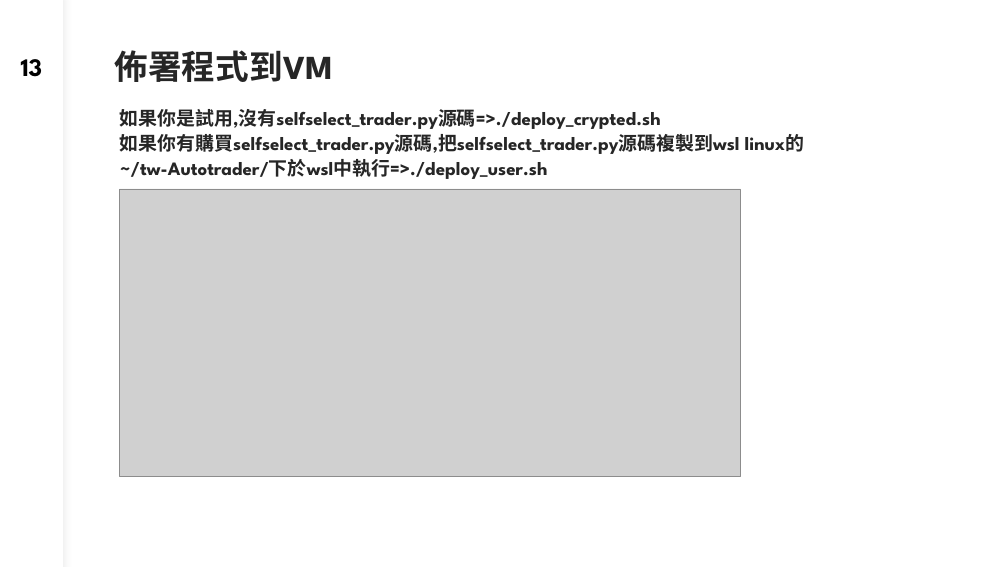
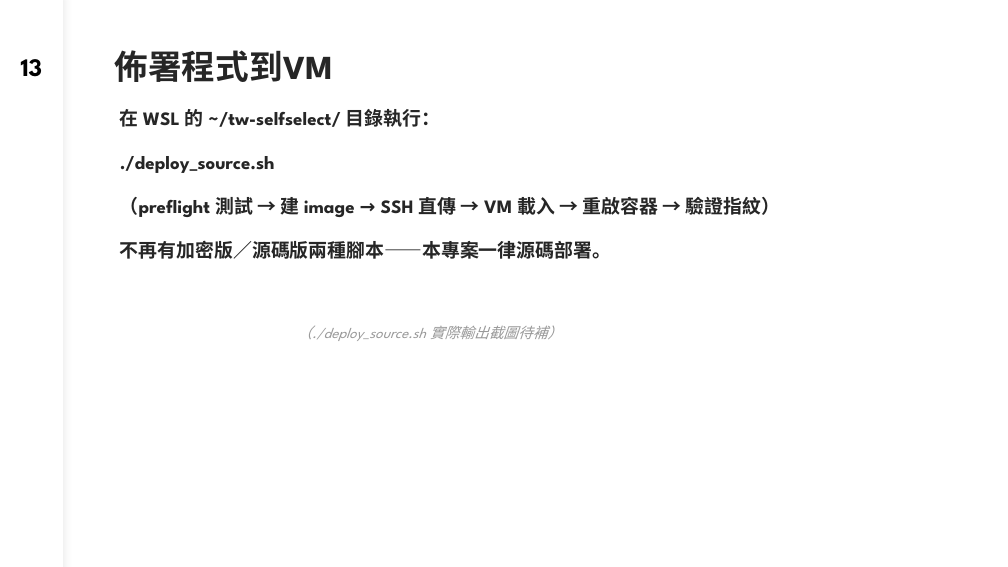
Before and after one commit to dinchentech/tw-selfselect, a slide deck: slide 13 of plans/ppt/TW-SELFSELECT台股買賣自動化系統-W6-講稿版.pptx. Drawn at 1008x567 pixels with LibreOffice and Linux fonts; fonts in the diff are those of the drawing; grey boxes stand for pictures. Boxes give left, top, right and bottom in pixels: in the first picture for what was removed or moved away, otherwise in the second. Text is boxed around its words. In the diff, an @@ line names an element or a change of style, - is before the commit and + after.

Commit message:
plans/ppt：部署章節改成 deploy_source.sh 流程（W2 s11–s17、W6 s2/s13）
- W2 三層架構圖重畫（Local → deploy_source.sh → VM ~/tw-selfselect → 容器 tw_selfselect_bot），
  說明 whl 進 git、p12／ini 不進、舊目錄保留可回滾
- W2 s14–s16 拿掉 pyarmor／加密版／deploy_crypted/deploy_user；改成 ./deploy_source.sh
  （preflight 測試 → build → SSH 直傳 → 載入 → 驗指紋）與四個掛載
- W2 s17 指令速查更新：./deploy_source.sh、docker compose down/up、docker logs tw_selfselect_bot
- W6 s2 講稿第五步、W6 s13 內文/講稿改成 deploy_source.sh；s13 舊 deploy_user.sh 截圖移除留提示
- 修剪圖文後以 LibreOffice 抽頁確認版面

```diff
--- a/plans/ppt/TW-SELFSELECT台股買賣自動化系統-W6-講稿版.pptx
+++ b/plans/ppt/TW-SELFSELECT台股買賣自動化系統-W6-講稿版.pptx
@@ text at <box>120,109,781,259</box>: text changed @@
-如果你是試用,沒有selfselect_trader.py源碼=>./deploy_crypted.sh
-如果你有購買selfselect_trader.py源碼,把selfselect_trader.py源碼複製到wsl linux的
-~/tw-Autotrader/下於wsl中執行=>./deploy_user.sh
+在 WSL 的 ~/tw-selfselect/ 目錄執行：
+./deploy_source.sh
+（preflight 測試 → 建 image → SSH 直傳 → VM 載入 → 重啟容器 → 驗證指紋）
+不再有加密版／源碼版兩種腳本——本專案一律源碼部署。
@@ picture removed at <box>119,189,740,476</box> @@
@@ text added at <box>297,326,563,341</box>, 14 pt, text #999999, italic @@
+（./deploy_source.sh 實際輸出截圖待補）
```
Also in this commit, not shown: 2 other files.
